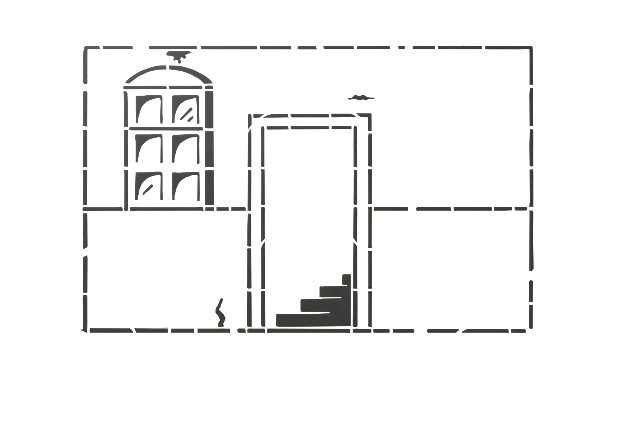
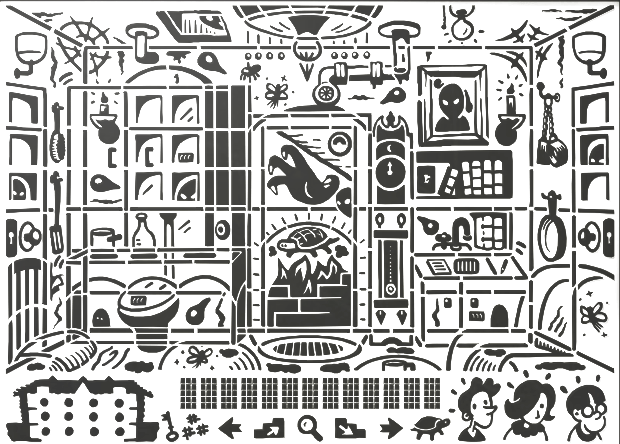
Two versions of the same layered image (620x444). Layer-by-layer changes:
hid "TitleScene", painted on it over [81, 45, 534, 334]
showed group "Save" (2 layers) over [0, 0, 620, 444]
